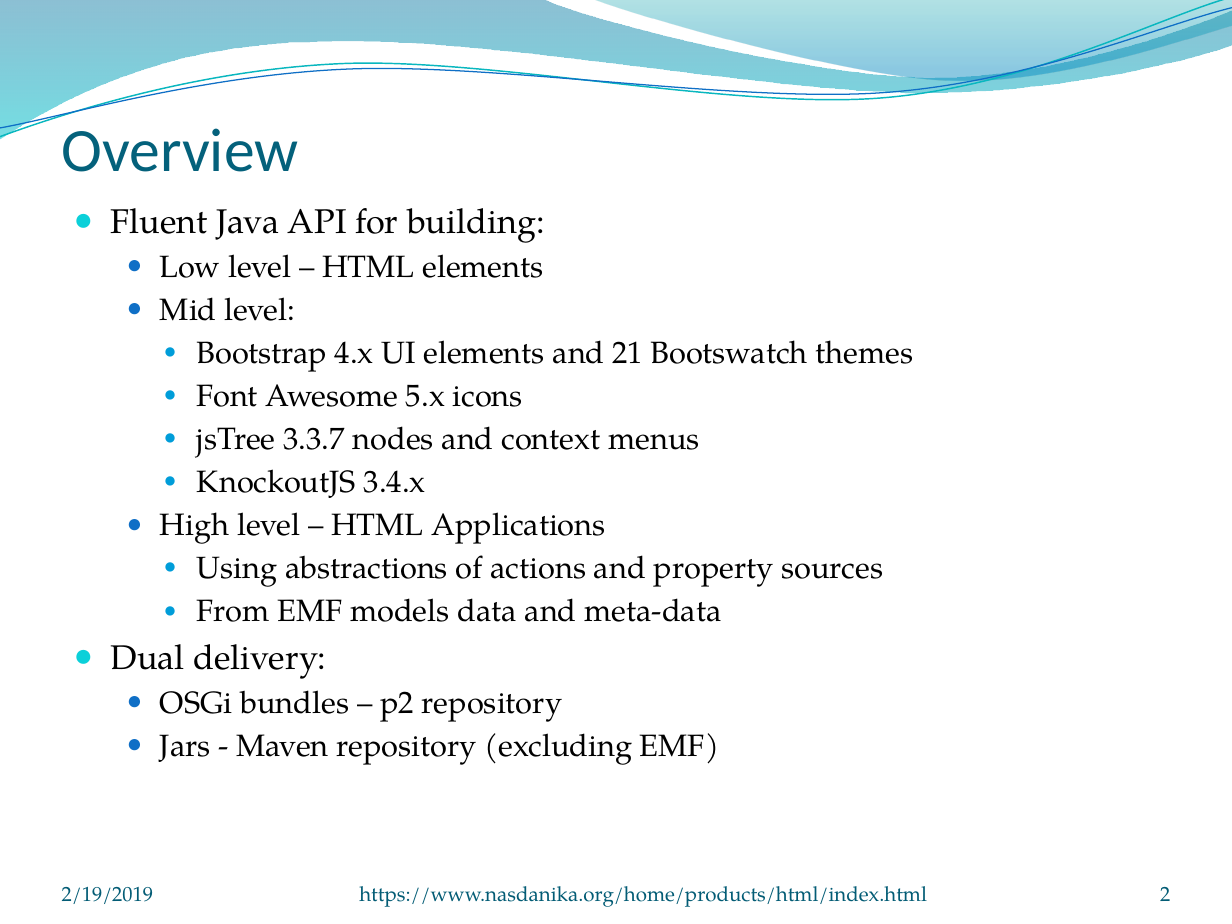
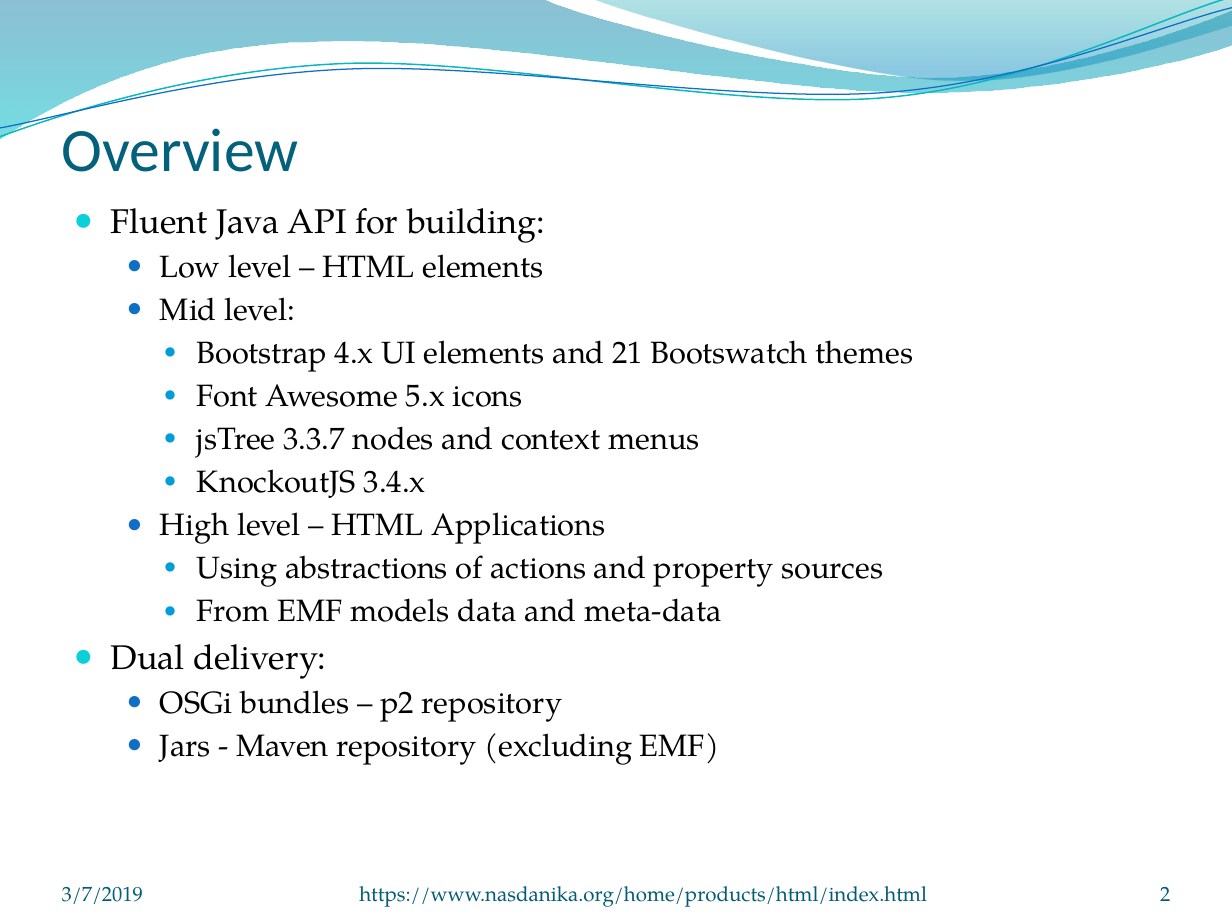
Before and after one commit to Nasdanika/html, a slide deck: slide 2 of repository/src/site/resources/Nasdanika-HTML.pptx. Drawn at 1232x924 pixels with LibreOffice and Linux fonts; fonts in the diff are those of the drawing; background and template pictures are left out. Boxes give left, top, right and bottom in pixels: in the first picture for what was removed or moved away, otherwise in the second. Text is boxed around its words. In the diff, an @@ line names an element or a change of style, - is before the commit and + after.

Commit message:
Work in progress

```diff
--- a/repository/src/site/resources/Nasdanika-HTML.pptx
+++ b/repository/src/site/resources/Nasdanika-HTML.pptx
@@ text at (62,887,143,904): text changed @@
-2/19/2019
+3/7/2019
```
Also in this commit, not shown: 9 other slides changed.
